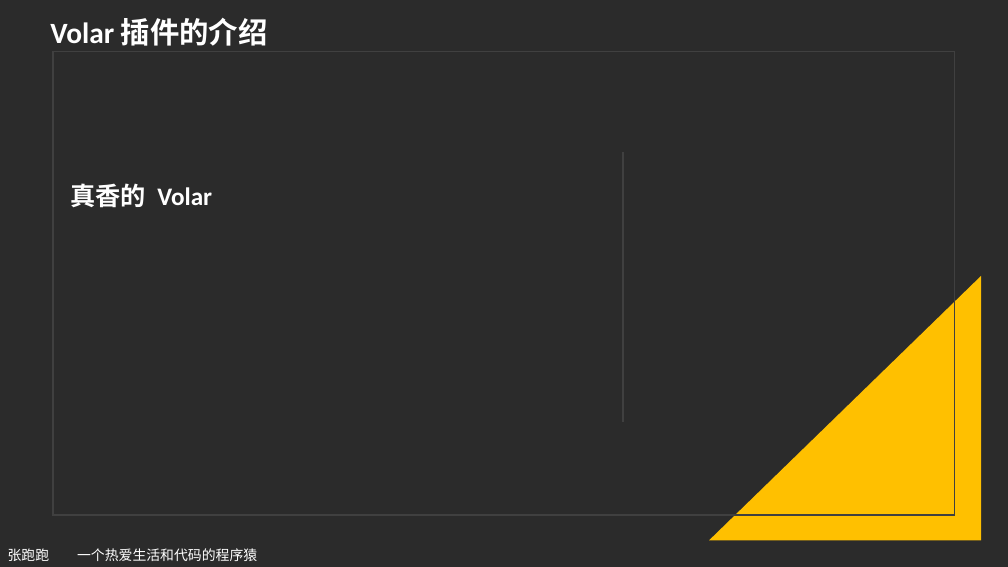
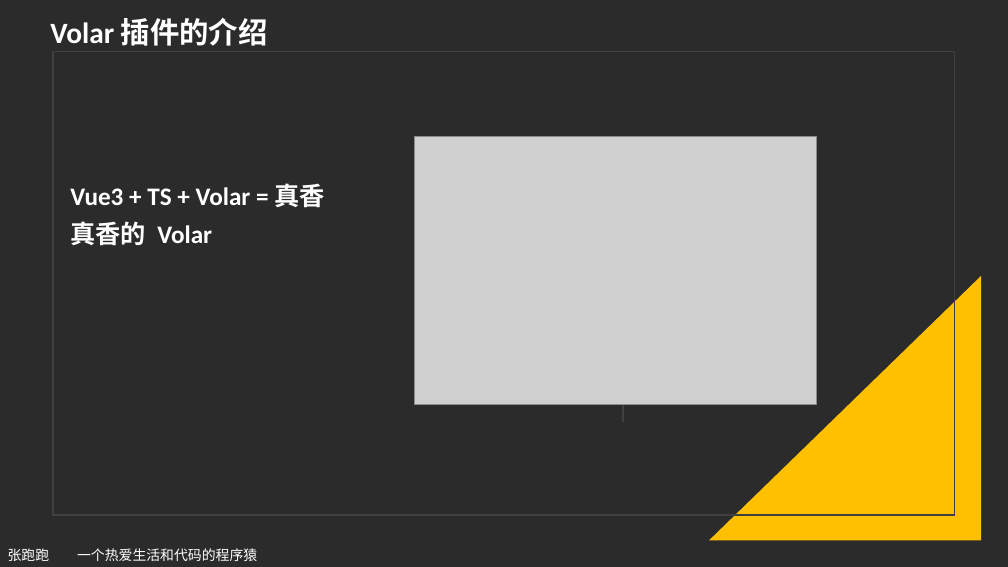
Before and after one commit to iyuangang/web-study-record, a slide deck: slide 14 of Vue/Vue3.2-released/vue3.2详细教程.pptx. Drawn at 1008x567 pixels with LibreOffice and Linux fonts; fonts in the diff are those of the drawing; grey boxes stand for pictures; background and template pictures are left out; a plain dark background stands for a picture behind light text. Boxes give left, top, right and bottom in pixels: in the first picture for what was removed or moved away, otherwise in the second. Text is boxed around its words. In the diff, an @@ line names an element or a change of style, - is before the commit and + after.

```diff
--- a/Vue/Vue3.2-released/vue3.2详细教程.pptx
+++ b/Vue/Vue3.2-released/vue3.2详细教程.pptx
@@ picture added at (414, 137, 816, 405) @@
@@ subtitle at (70, 183, 324, 208): paragraph added @@
+Vue3 + TS + Volar = 真香
```
Also in this commit, not shown: 1 other slide changed, 1 other file.
